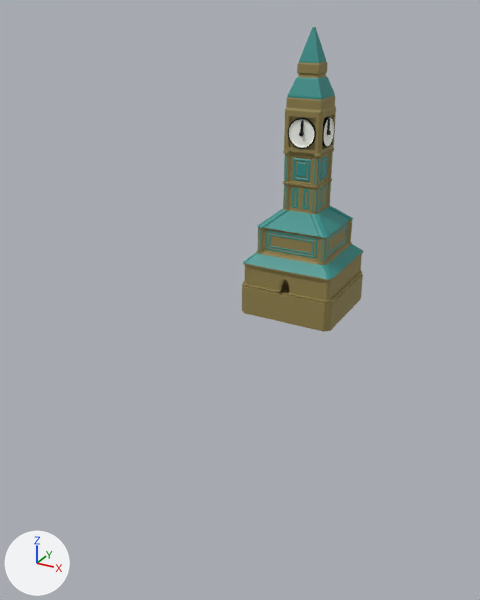
One commit to the Blender file asset_sources/tower.blend: the scene before it, then after it.
Before and after are seen from a 50 mm camera at (231.0, -547.0, 238.0) aimed at (-6.0, -116.0, 23.0). The axes (+X, +Y, +Z) are drawn at lower left. The lights are the same throughout.

Before the edit, the objects in view are built like this:
```python
me_cube = bpy.data.meshes.new('Cube')
me_cube.from_pydata(...)  # 538 vertices, 440 faces; spans x 0.0..44.0, y -44.0..0.0, z -74.0..174.0
# faces by material slot: [307, 133]
me_cube.materials.append(mat_sandstone)  # yellow #92834c
me_cube.materials.append(mat_material)  # cyan #2f908a
me_cube_002 = bpy.data.meshes.new('Cube.002')
me_cube_002.from_pydata(...)  # 115 vertices, 104 faces; spans x -21.2..5.0, y -1.5..46.4, z -26.2..2.9
me_cube_002.materials.append(mat_sandstone)  # yellow #92834c
me_cylinder = bpy.data.meshes.new('Cylinder')
me_cylinder.from_pydata(...)  # 128 vertices, 98 faces; spans x 15.3..17.3, y -12.5..12.5, z -12.5..12.5
# faces by material slot: [34, 64]
me_cylinder.materials.append(mat_material_001)  # white #fdfff6
me_cylinder.materials.append(mat_black)  # black #000000
ob_clock = bpy.data.objects.new('Clock', me_cylinder)
ob_clock.parent = ob_clockmiddle
ob_clock.matrix_parent_inverse = Matrix(((1.0, 0.0, 0.0, 0.0), (0.0, 1.0, 0.0, 0.0), (0.0, 0.0, 1.0, -126.0), (0.0, 0.0, 0.0, 1.0)))
ob_clock.location = (0.0, 0.0, 126.5)
ob_clock.scale = (1.03, 1.03, 1.03)
_m = ob_clock.modifiers.new('Array', 'ARRAY')
_m.count = 4
_m.use_relative_offset = False
_m.use_object_offset = True
_m.offset_object = ob_clockcenter
ob_cube_001 = bpy.data.objects.new('Cube.001', me_cube_002)
ob_cube_001.parent = ob_door
ob_cube_001.location = (-5.0, 0.749, 0.0)
ob_cube_001.scale = (1.89, 1.89, 1.0)
_m = ob_cube_001.modifiers.new('Mirror', 'MIRROR')
_m.use_clip = True
_m.mirror_object = ob_door
ob_tower = bpy.data.objects.new('Tower', me_cube)
ob_tower.parent = ob_clocktower
ob_tower.location = (0.0, 0.0, 50.0)
_m = ob_tower.modifiers.new('Mirror', 'MIRROR')
_m.use_axis = (True, True, False)
_m.use_clip = True
_m = ob_tower.modifiers.new('Boolean', 'BOOLEAN')
_m.object = ob_cutout
```
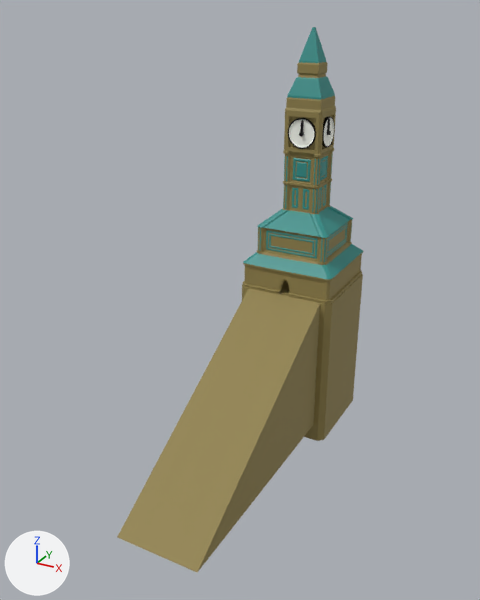
Changed parts and their boxes [x1, y1, x2, y2] in the pictures (480 x 600 px):
'Cube.003', added (yellow): after [117, 288, 320, 572]
'Cube.001', reshaped, rescaled: before [242, 271, 363, 332]; after [242, 271, 363, 441]

The change, as a diff of the scene's bpy script:
```diff
--- a/asset_sources/tower.blend.py
+++ b/asset_sources/tower.blend.py
@@ me_cube_002 @@
 # used by ob_cube_001; parent = ob_door; location = (-5.0, 0.749, 0.0); scale = (1.89, 1.89, 1.0)
-me_cube_002.from_pydata(...)  # 115 vertices, 104 faces; spans x -21.2..5.0, y -1.5..46.4, z -26.2..2.9
+me_cube_002.from_pydata(...)  # 115 vertices, 104 faces; spans x -40.1..9.4, y -2.8..87.4, z -143.3..2.9
+# me_cube_002 part 1: 115 of 115 vertices moved; they spanned x -21.2..5.0, y -1.5..46.4, z -26.2..2.9 and now span x -40.1..9.4, y -2.8..87.4, z -143.3..2.9; mean shift (-9.9, 18.7, -21.4); largest move (-18.6, 46.4, -26.2) -> (-35.1, 87.4, -143.3)
 me_cube_002.materials.append(mat_sandstone)
@@ me_cube_009 @@
+me_cube_009.from_pydata([(35.0, -209.0, -125.0), (35.0, -1.0, 1.0), (35.0, 1.0, -125.0), (35.0, 1.0, 1.0), (-35.0, -209.0, -125.0), (-35.0, -1.0, 1.0), (-35.0, 1.0, -125.0), (-35.0, 1.0, 1.0)], [], [(0, 1, 3, 2), (2, 3, 7, 6), (6, 7, 5, 4), (4, 5, 1, 0), (2, 6, 4, 0), (7, 3, 1, 5)])
+me_cube_009.materials.append(mat_sandstone)  # yellow #92834c
@@ ob_cube_001 @@
 ob_cube_001.location = (-5.0, 0.749, 0.0)
-ob_cube_001.scale = (1.89, 1.89, 1.0)
 _m = ob_cube_001.modifiers.new('Mirror', 'MIRROR')
@@ ob_cube_003 @@
+ob_cube_003 = bpy.data.objects.new('Cube.003', me_cube_009)
+ob_cube_003.location = (0.0, -44.2, 0.0)
```
